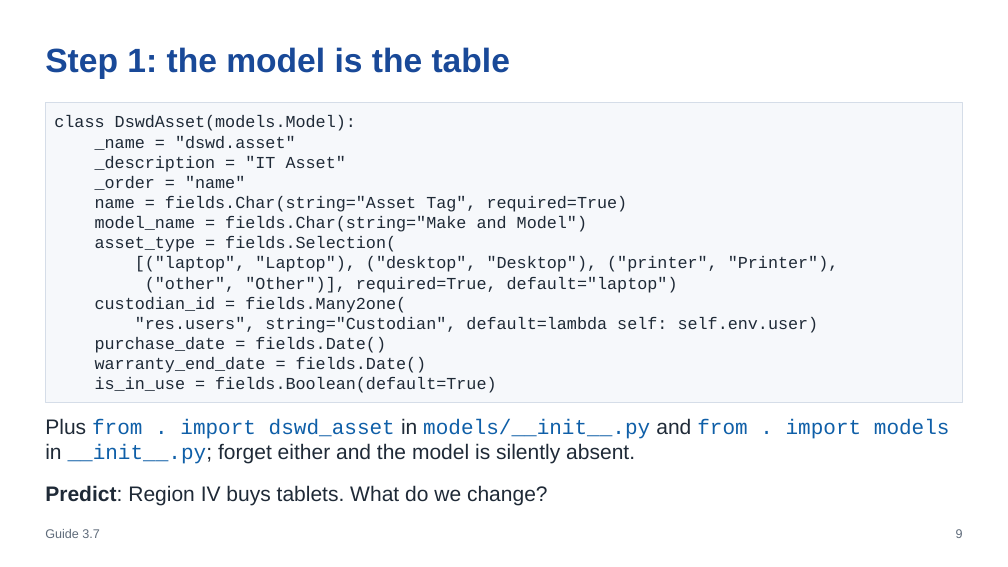
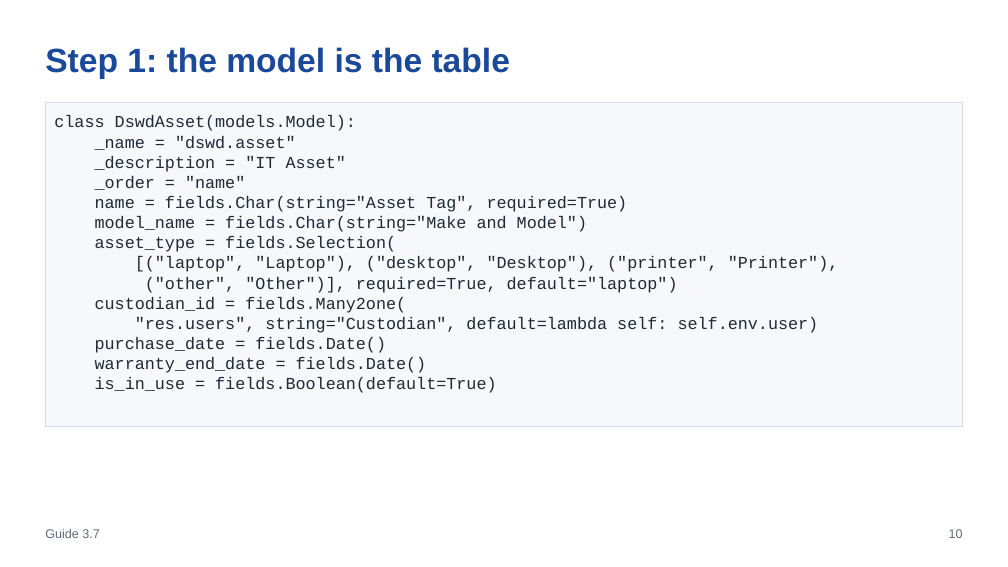
Before and after one commit to pithtech/OpenSPP-Template, a slide deck: slide 10 of training/module3/slides.pptx (slide 9 before the commit). Drawn at 1008x567 pixels with LibreOffice and Linux fonts; fonts in the diff are those of the drawing. Boxes give left, top, right and bottom in pixels: in the first picture for what was removed or moved away, otherwise in the second. Text is boxed around its words. In the diff, an @@ line names an element or a change of style, - is before the commit and + after.

```diff
--- a/training/module3/slides.pptx
+++ b/training/module3/slides.pptx
@@ rectangle "class DswdAsset(models.Model):": place and size @@
-rectangle "class DswdAsset(models.Model):" at bbox=[45, 102, 963, 402]
+rectangle "class DswdAsset(models.Model):" at bbox=[45, 102, 963, 426]
@@ rectangle "class DswdAsset(models.Model):" at bbox=[45, 102, 963, 426]: line spacing 19.2pt to 1 @@
@@ text removed at bbox=[45, 418, 950, 464] @@
-Plus from . import dswd_asset in models/__init__.py and from . import models in __init__.py; forget either and the model is silently absent.
@@ text removed at bbox=[45, 485, 548, 505] @@
-Predict: Region IV buys tablets. What do we change?
@@ text at bbox=[949, 529, 963, 538]: text changed @@
-9
+10
```
Also in this commit, not shown: 24 other slides changed, 4 slides added, 12 other files.
